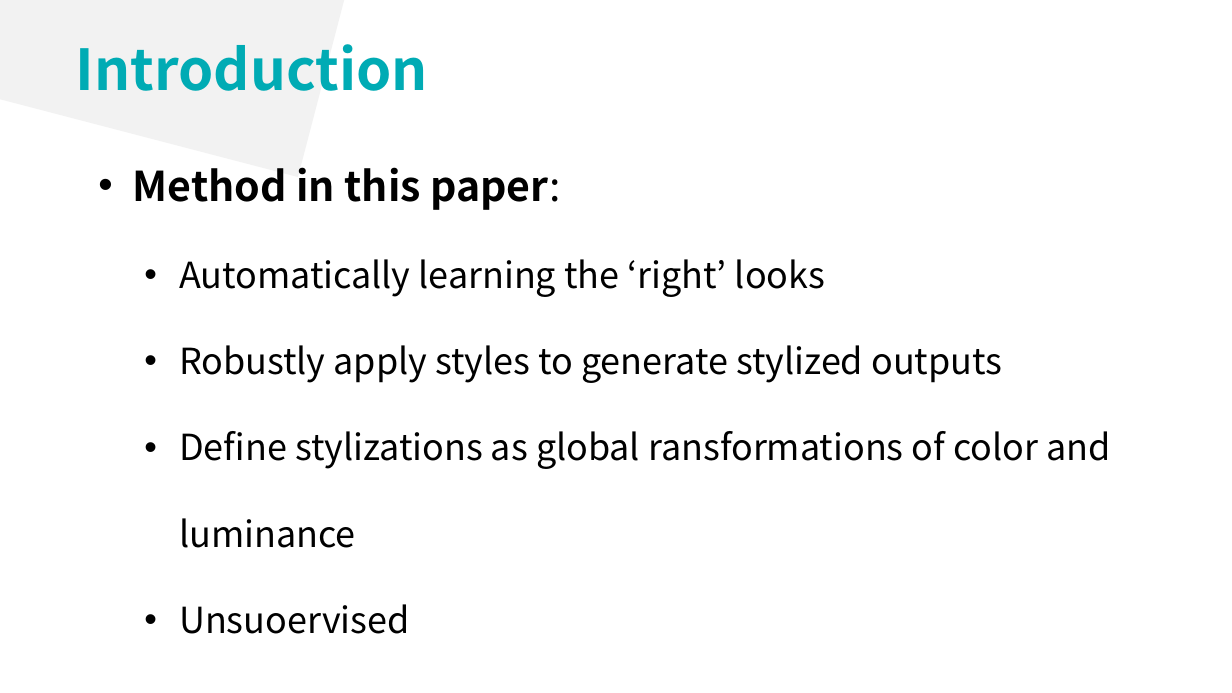
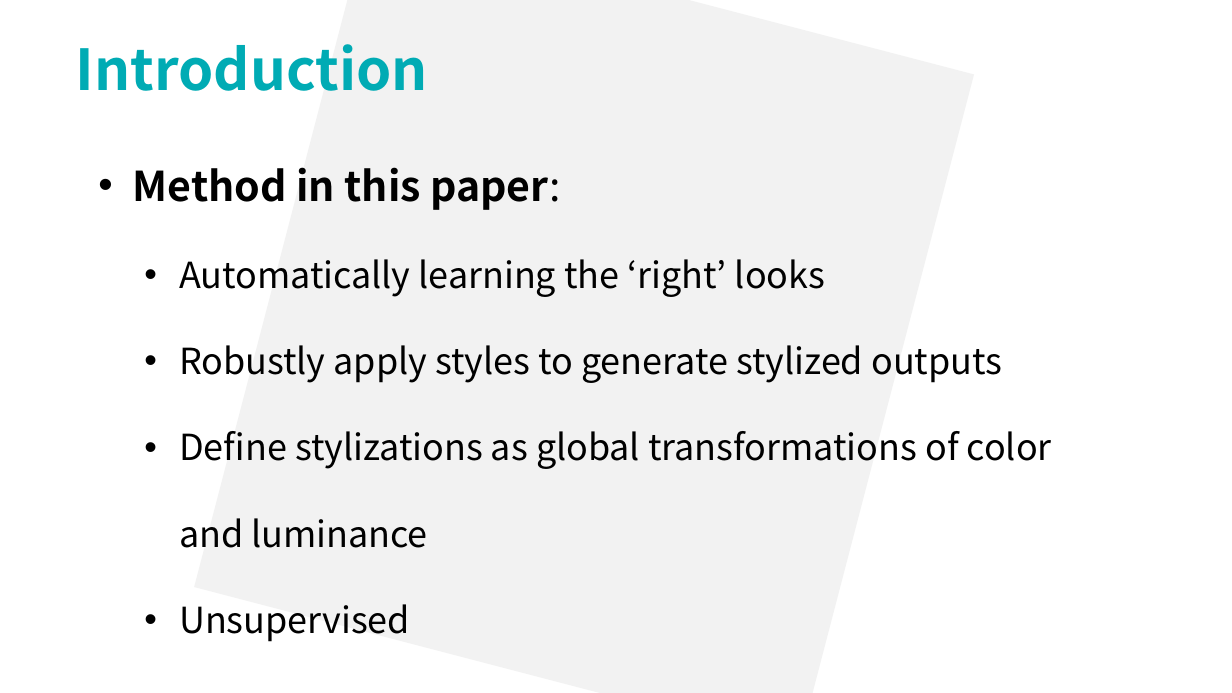
Before and after one commit to lsyoath/sheepy, a slide deck: slide 7 of ComputerVision.pptx (slide 5 before the commit). Drawn at 1232x693 pixels with LibreOffice and Linux fonts; fonts in the diff are those of the drawing. Boxes give left, top, right and bottom in pixels: in the first picture for what was removed or moved away, otherwise in the second. Text is boxed around its words. In the diff, an @@ line names an element or a change of style, - is before the commit and + after.

```diff
--- a/ComputerVision.pptx
+++ b/ComputerVision.pptx
@@ rectangle: place and size @@
-rectangle at [0, 0, 474, 177]
+rectangle at [194, 0, 975, 693]
@@ text at [179, 431, 1052, 642]: text changed @@
-  • Define stylizations as global ransformations of color and luminance
-  • Unsuoervised
+  • Define stylizations as global transformations of color and luminance
+  • Unsupervised
```
Also in this commit, not shown: 8 other slides changed, 16 slides added, 1 slide removed.
